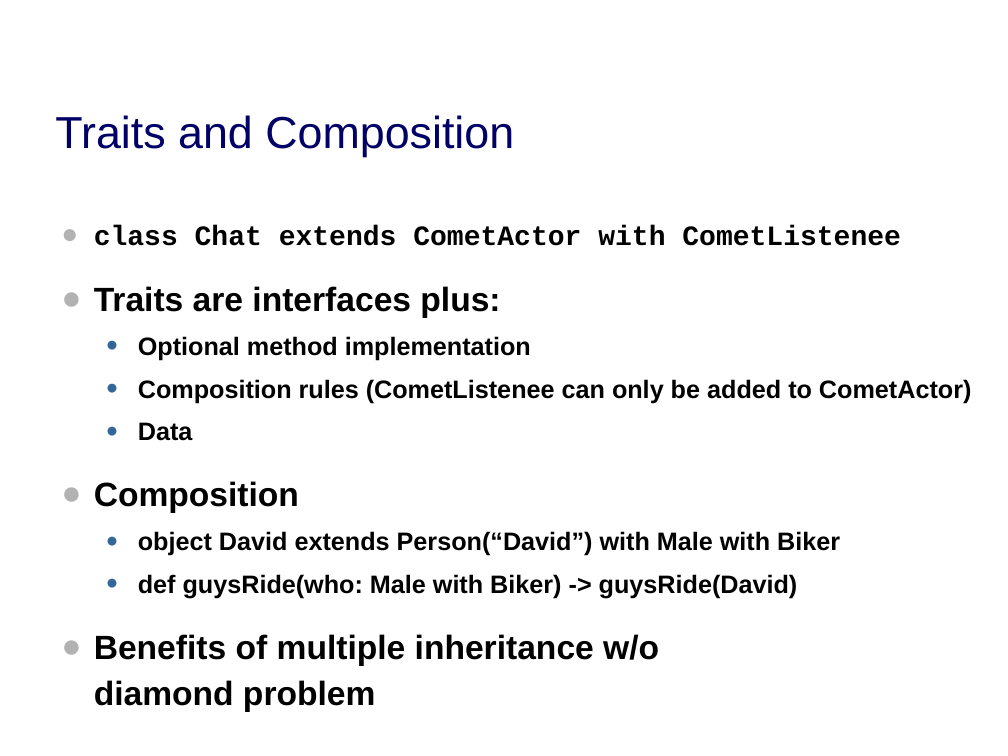
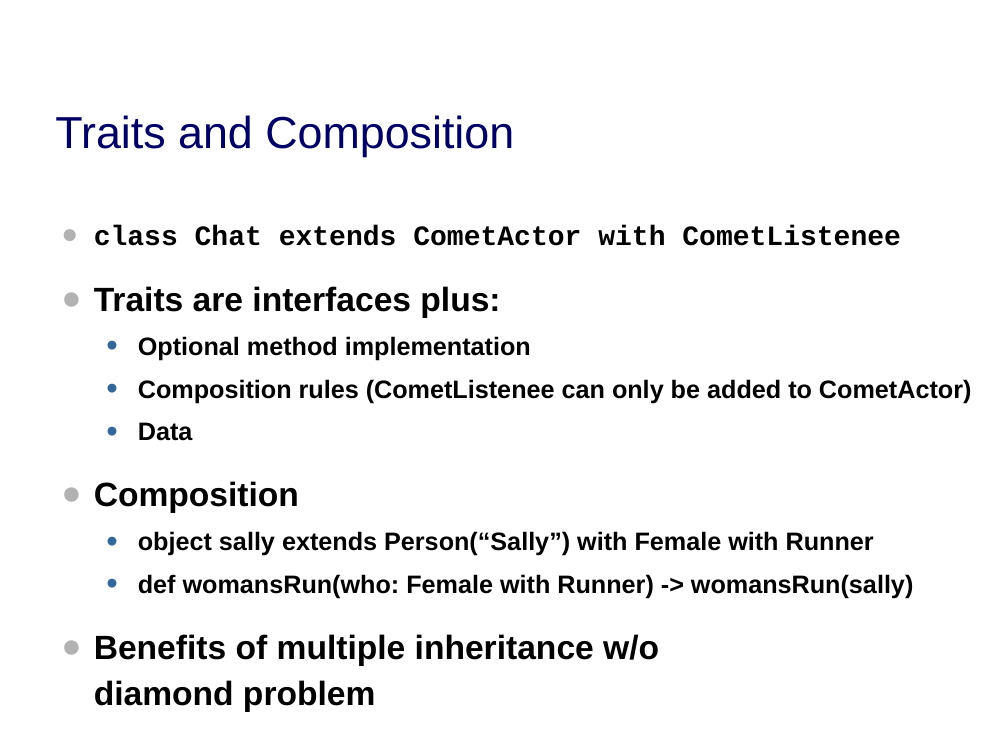
Before and after one commit to dpp/lift-samples, a slide deck: slide 10 of presentations/2009_dpp_qcon_tss/dpp_sf.ppt. Drawn at 1008x756 pixels with LibreOffice and Linux fonts; fonts in the diff are those of the drawing; background and template pictures are left out. Boxes give left, top, right and bottom in pixels: in the first picture for what was removed or moved away, otherwise in the second. Text is boxed around its words. In the diff, an @@ line names an element or a change of style, - is before the commit and + after.

Commit message:
Updated SF preso

```diff
--- a/presentations/2009_dpp_qcon_tss/dpp_sf.ppt
+++ b/presentations/2009_dpp_qcon_tss/dpp_sf.ppt
@@ text at [138,531,913,599]: text changed @@
-  • object David extends Person(“David”) with Male with Biker
-  • def guysRide(who: Male with Biker) -> guysRide(David)
+  • object sally extends Person(“Sally”) with Female with Runner
+  • def womansRun(who: Female with Runner) -> womansRun(sally)
```
